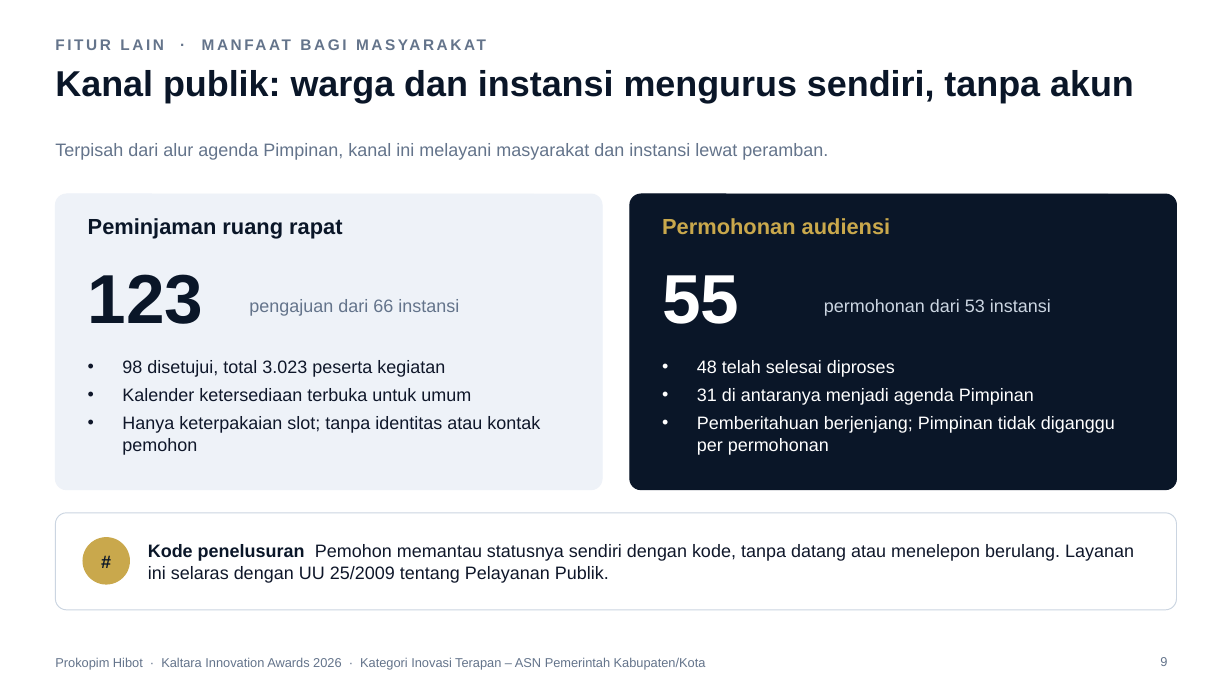
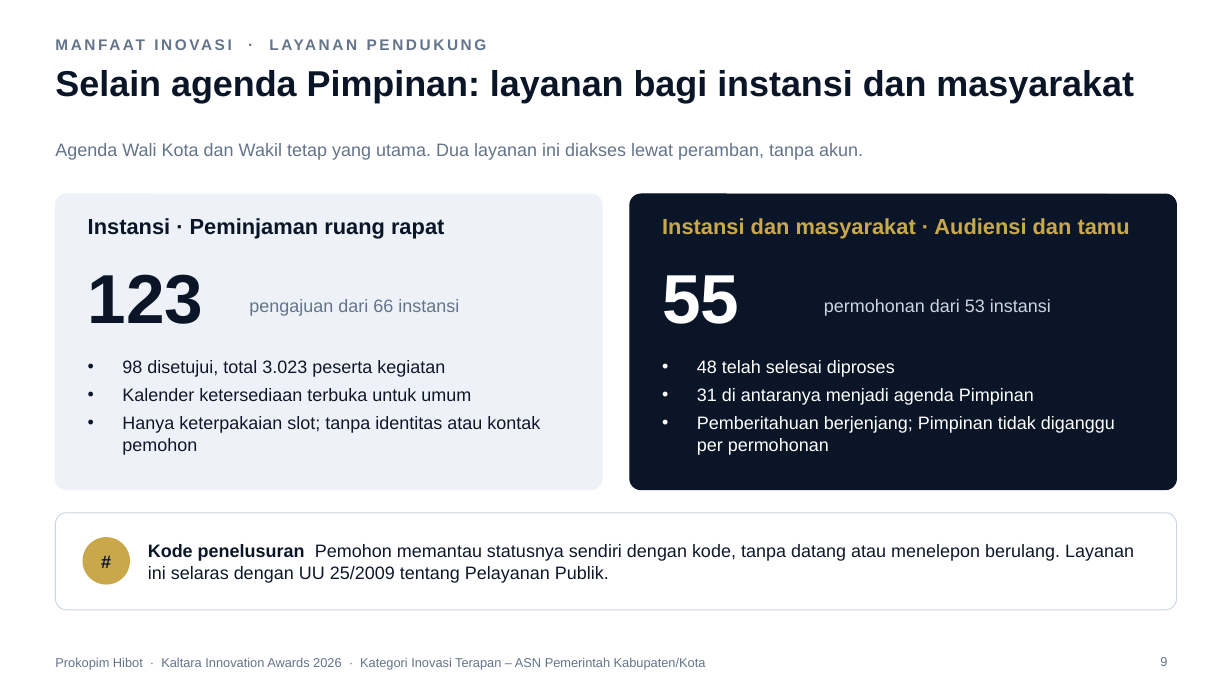
Before and after one commit to ega394/joyful-visuals, a slide deck: slide 9 of docs/lomba/kaltara/Paparan-Prokopim-Hibot-Kaltara-2026.pptx. Drawn at 1232x693 pixels with LibreOffice and Linux fonts; fonts in the diff are those of the drawing; background and template pictures are left out. Boxes give left, top, right and bottom in pixels: in the first picture for what was removed or moved away, otherwise in the second. Text is boxed around its words. In the diff, an @@ line names an element or a change of style, - is before the commit and + after.

```diff
--- a/docs/lomba/kaltara/Paparan-Prokopim-Hibot-Kaltara-2026.pptx
+++ b/docs/lomba/kaltara/Paparan-Prokopim-Hibot-Kaltara-2026.pptx
@@ text at (x1=55, y1=39, x2=164, y2=50): text changed @@
-FITUR LAIN · MANFAAT BAGI MASYARAKAT
+MANFAAT INOVASI · LAYANAN PENDUKUNG
@@ title at (x1=55, y1=70, x2=1134, y2=103): text changed @@
-Kanal publik: warga dan instansi mengurus sendiri, tanpa akun
+Selain agenda Pimpinan: layanan bagi instansi dan masyarakat
@@ text at (x1=55, y1=143, x2=863, y2=160): text changed @@
-Terpisah dari alur agenda Pimpinan, kanal ini melayani masyarakat dan instansi lewat peramban.
+Agenda Wali Kota dan Wakil tetap yang utama. Dua layanan ini diakses lewat peramban, tanpa akun.
@@ text at (x1=88, y1=218, x2=444, y2=239): text changed @@
-Peminjaman ruang rapat
+Instansi · Peminjaman ruang rapat
@@ text at (x1=662, y1=218, x2=1130, y2=239): text changed @@
-Permohonan audiensi
+Instansi dan masyarakat · Audiensi dan tamu
```
Also in this commit, not shown: 4 other slides changed, 18 other files.
